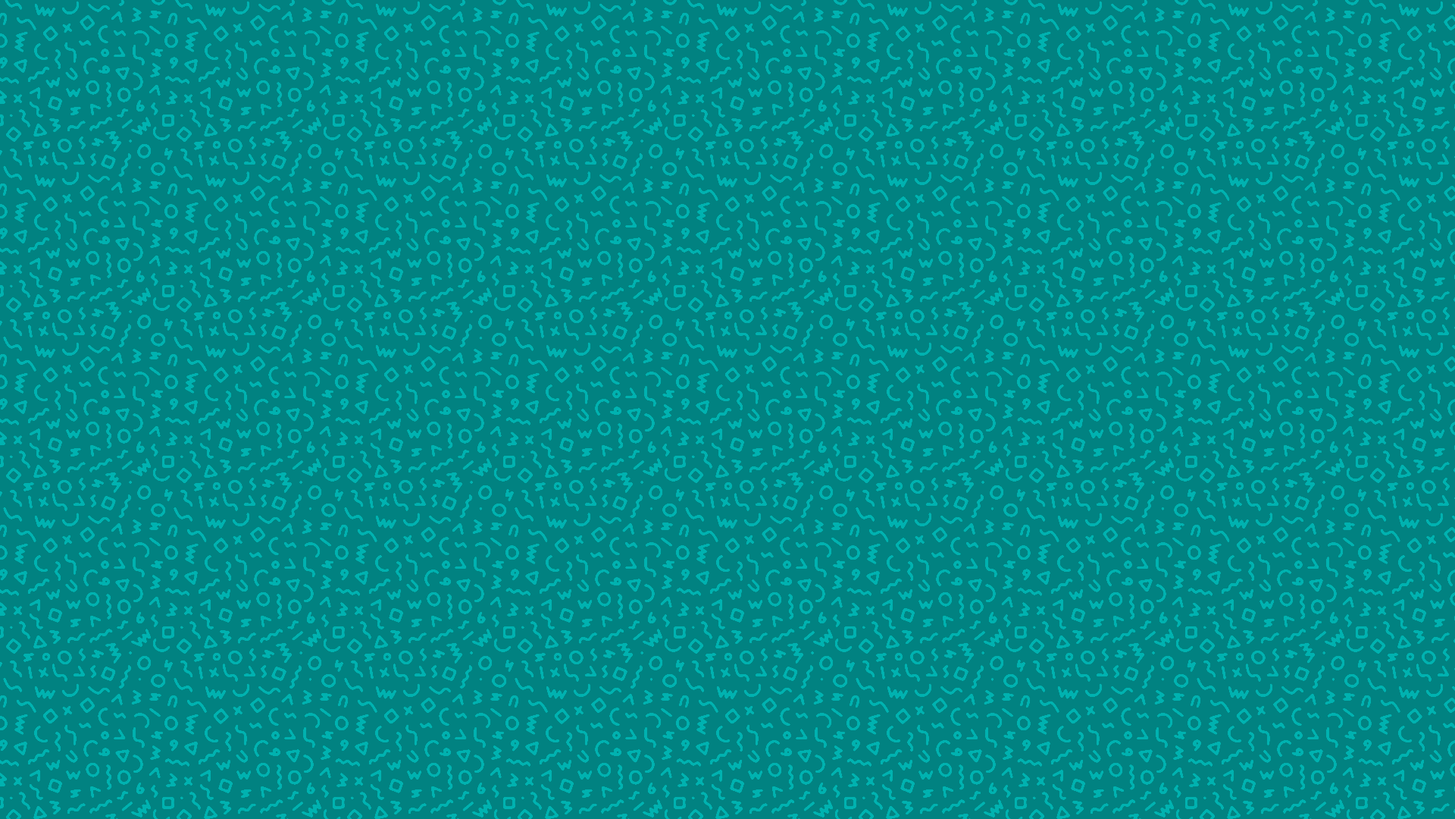
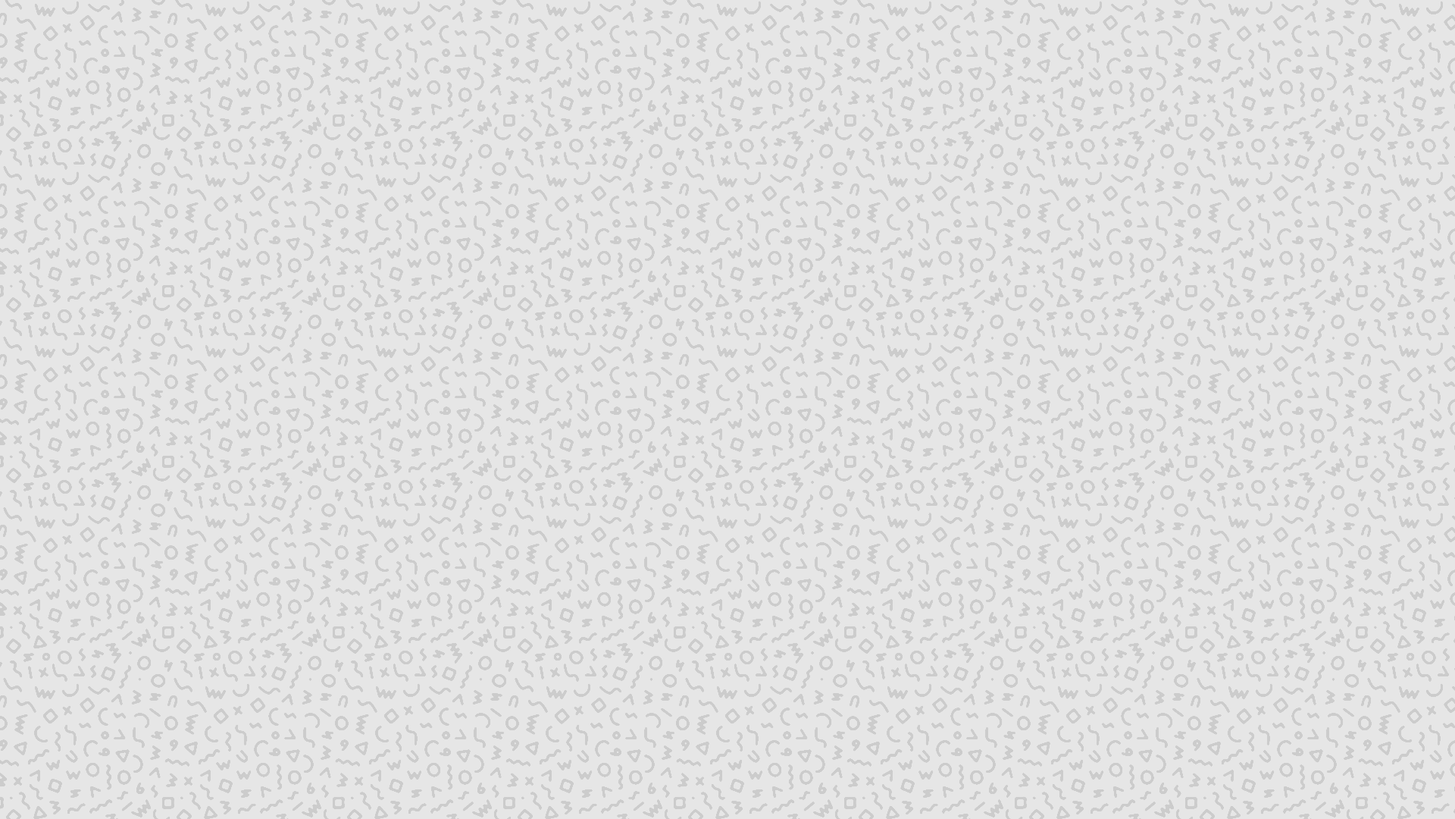
The second 1455px x 819px image is a revision of the first. Changes to its layers:
painted on "Layer 1" over [0, 0, 1455, 819]
painted on "Background" over [0, 0, 1455, 819]
